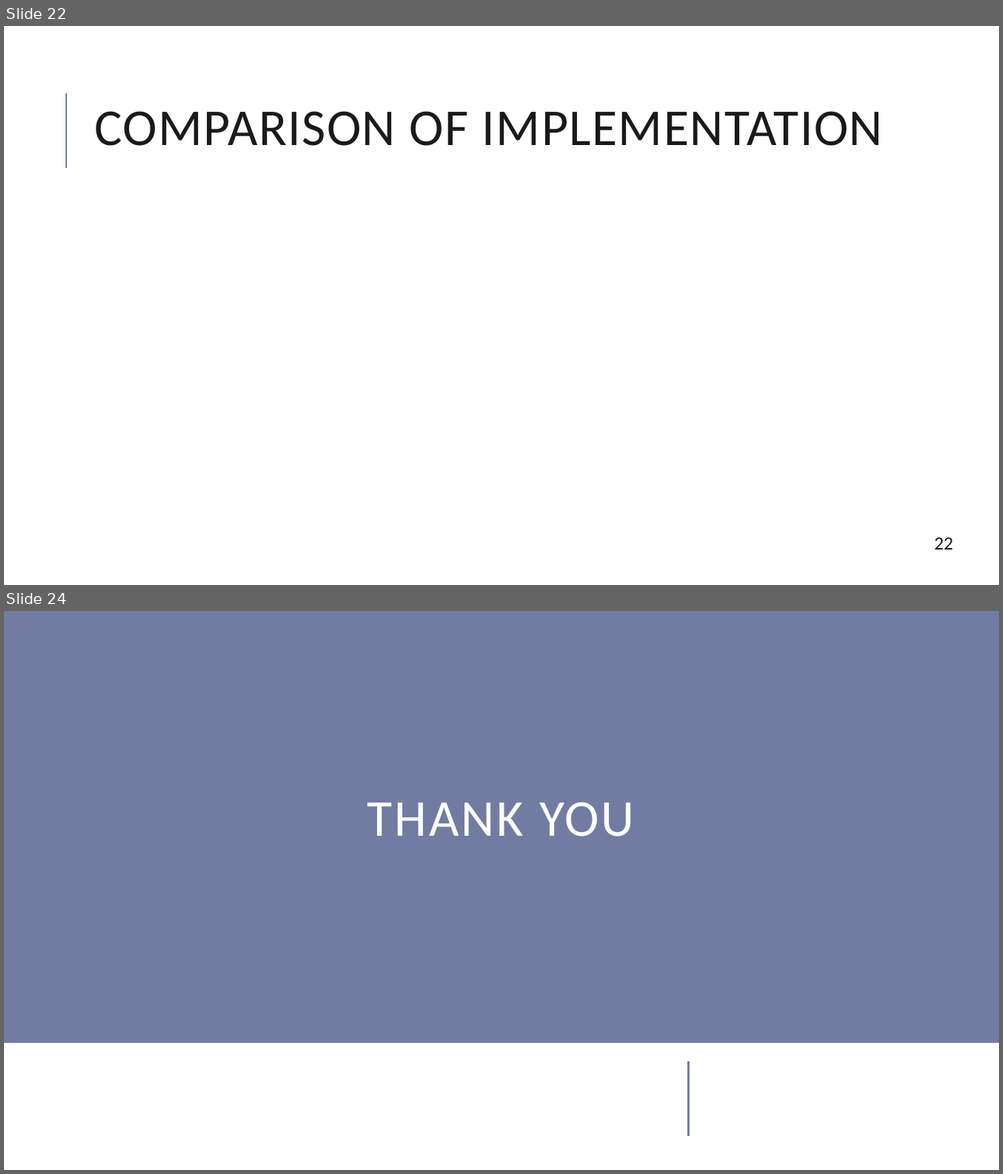
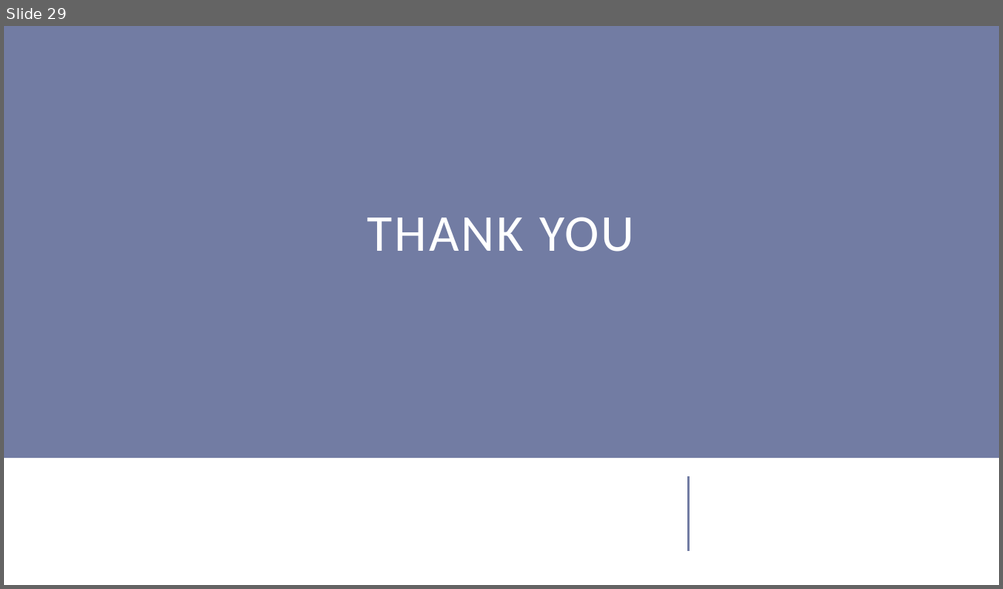
Before and after one commit to emaneng/mylegacy-oop-cpp, a slide deck: slides/1_Class Relations (Single & Arr Var).pptx. Shown one above the other, each under a label of ours: slides 22 and 24 before the commit, slide 29 after it; the slides between them are not shown. The pictures are 1003x1174 and 1003x589 pixels, drawn with LibreOffice and Linux fonts; fonts in the diff are those of the drawing. Boxes give left, top, right and bottom in pixels: in the first picture for what was removed or moved away, otherwise in the second. Text is boxed around its words. In the diff, an @@ line names an element or a change of style, - is before the commit and + after.

```diff
--- a/slides/1_Class Relations (Single & Arr Var).pptx
+++ b/slides/1_Class Relations (Single & Arr Var).pptx
@@ slide 22 removed at (x1=4, y1=26, x2=999, y2=585), background #FFFFFF @@
@@ line removed from (66, 168) to (66, 93) @@
@@ title removed at (x1=95, y1=111, x2=882, y2=146) @@
-COMPARISON OF IMPLEMENTATION
@@ page number removed at (x1=934, y1=537, x2=953, y2=550) @@
-22
@@ what was slide 24 is now slide 29 @@
```
Also in this commit, not shown: 4 slides changed, 6 slides added, 6 other files.
